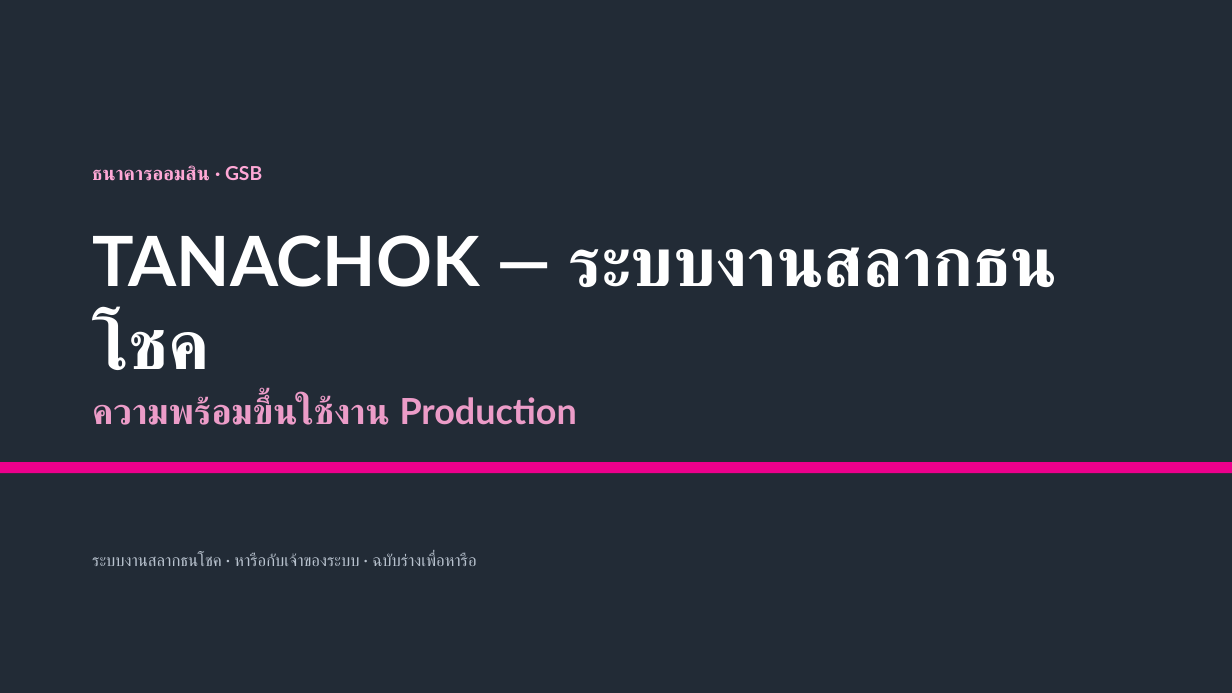
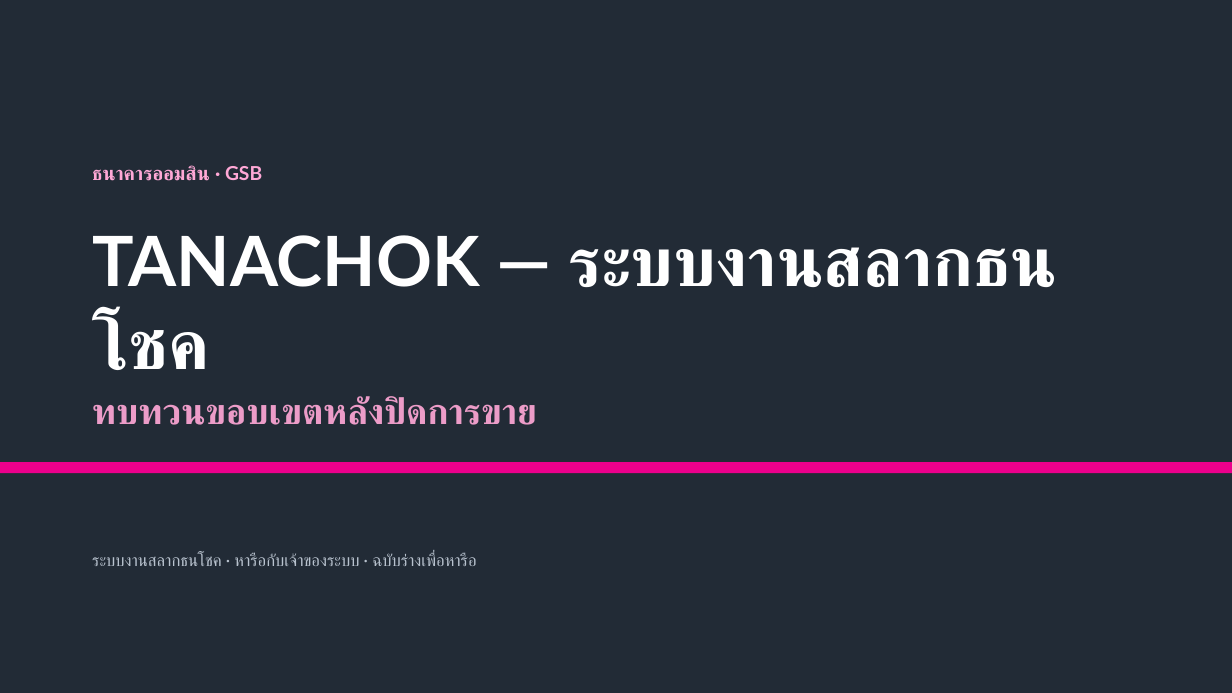
Before and after one commit to supachaitw/line-bot-images, a slide deck: slide 1 of docs/tanachok-production-slides.pptx. Drawn at 1232x693 pixels with LibreOffice and Linux fonts; fonts in the diff are those of the drawing. Boxes give left, top, right and bottom in pixels: in the first picture for what was removed or moved away, otherwise in the second. Text is boxed around its words. In the diff, an @@ line names an element or a change of style, - is before the commit and + after.

```diff
--- a/docs/tanachok-production-slides.pptx
+++ b/docs/tanachok-production-slides.pptx
@@ text at (92, 396, 537, 425): text changed @@
-ความพร้อมขึ้นใช้งาน Production
+ทบทวนขอบเขตหลังปิดการขาย
```
Also in this commit, not shown: 6 other slides changed, 7 slides added, 7 slides removed, 9 other files.
